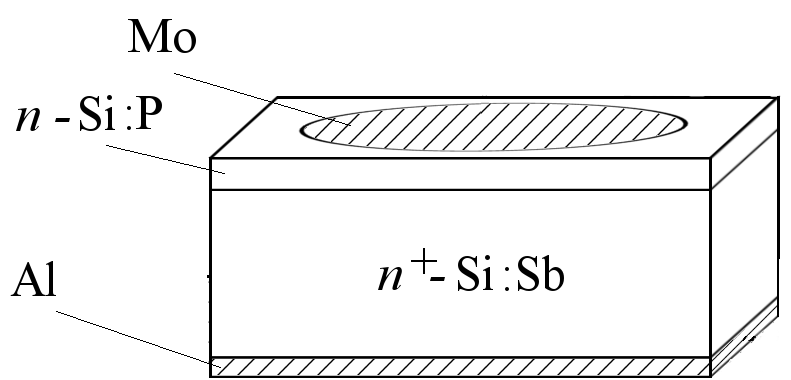
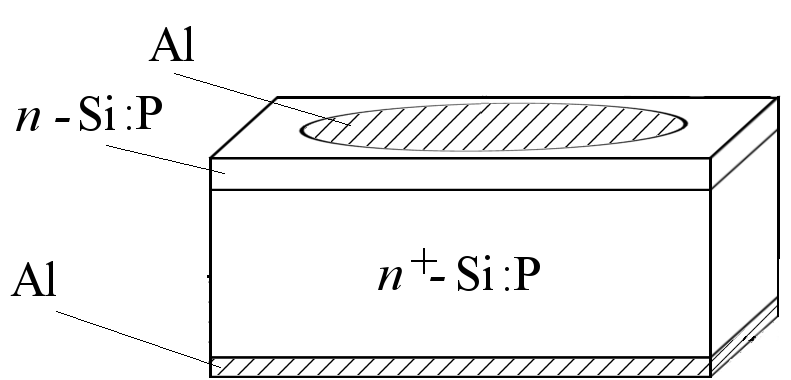
Before/after of a 791px x 380px layered artwork. What changed in the layer stack:
renamed ":Sb" to ":P #1", painted on it over [514, 255, 564, 291]
painted on "Фон" over [128, 19, 196, 61]
